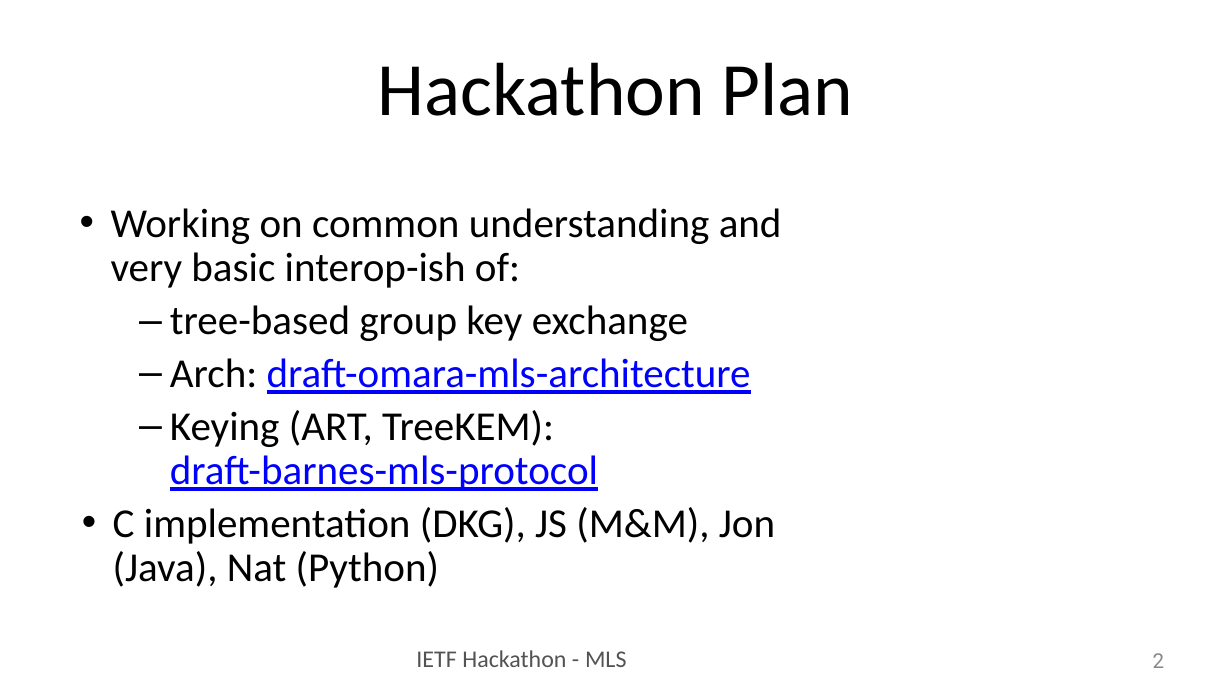
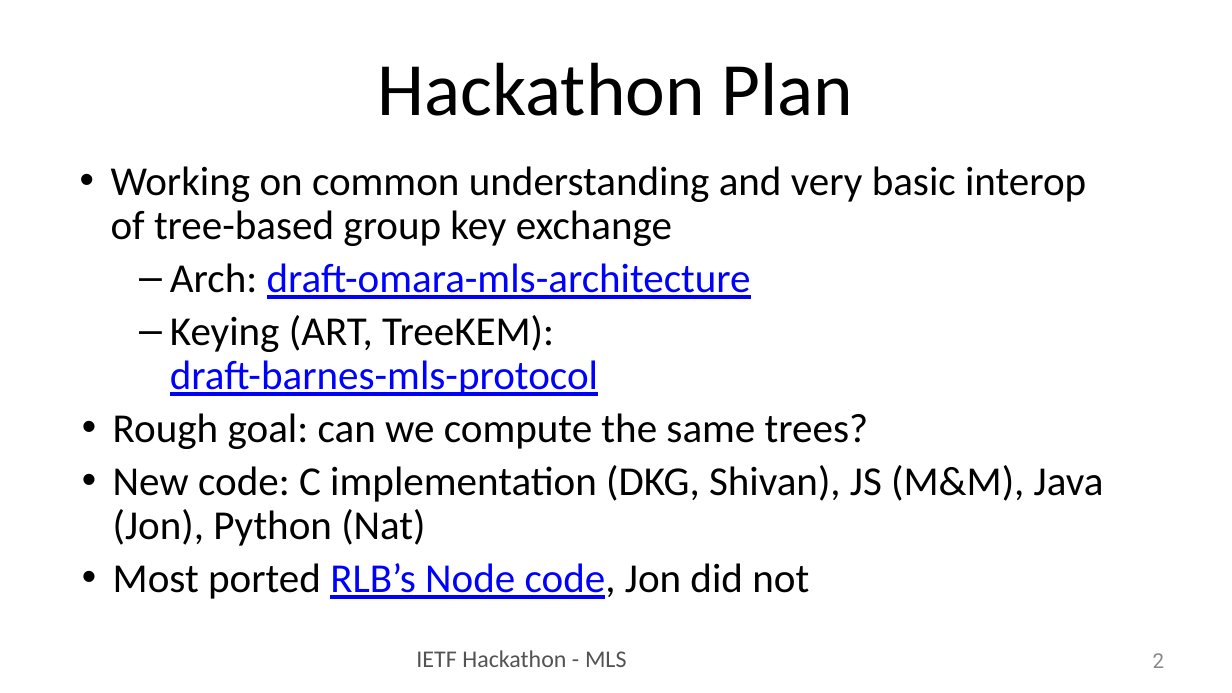
Before and after one commit to IETF-Hackathon/ietf102-project-presentations, a slide deck: slide 2 of hackathon-presentation-MLS.pptx. Drawn at 1232x693 pixels with LibreOffice and Linux fonts; fonts in the diff are those of the drawing. Boxes give left, top, right and bottom in pixels: in the first picture for what was removed or moved away, otherwise in the second. Text is boxed around its words. In the diff, an @@ line names an element or a change of style, - is before the commit and + after.

Commit message:
update MLS

```diff
--- a/hackathon-presentation-MLS.pptx
+++ b/hackathon-presentation-MLS.pptx
@@ text "Working on common understanding and ..." moved from (x1=111, y1=208, x2=782, y2=588) to (x1=111, y1=166, x2=1104, y2=599) @@
@@ text at (x1=111, y1=166, x2=1086, y2=246): text changed @@
-• Working on common understanding and very basic interop-ish of:
-  – tree-based group key exchange
+• Working on common understanding and very basic interop of tree-based group key exchange
@@ text at (x1=113, y1=413, x2=1104, y2=599): text changed @@
-• C implementation (DKG), JS (M&M), Jon (Java), Nat (Python)
+• Rough goal: can we compute the same trees?
+• New code: C implementation (DKG, Shivan), JS (M&M), Java (Jon), Python (Nat)
+• Most ported RLB’s Node code, Jon did not
```
Also in this commit, not shown: 3 other slides changed.
